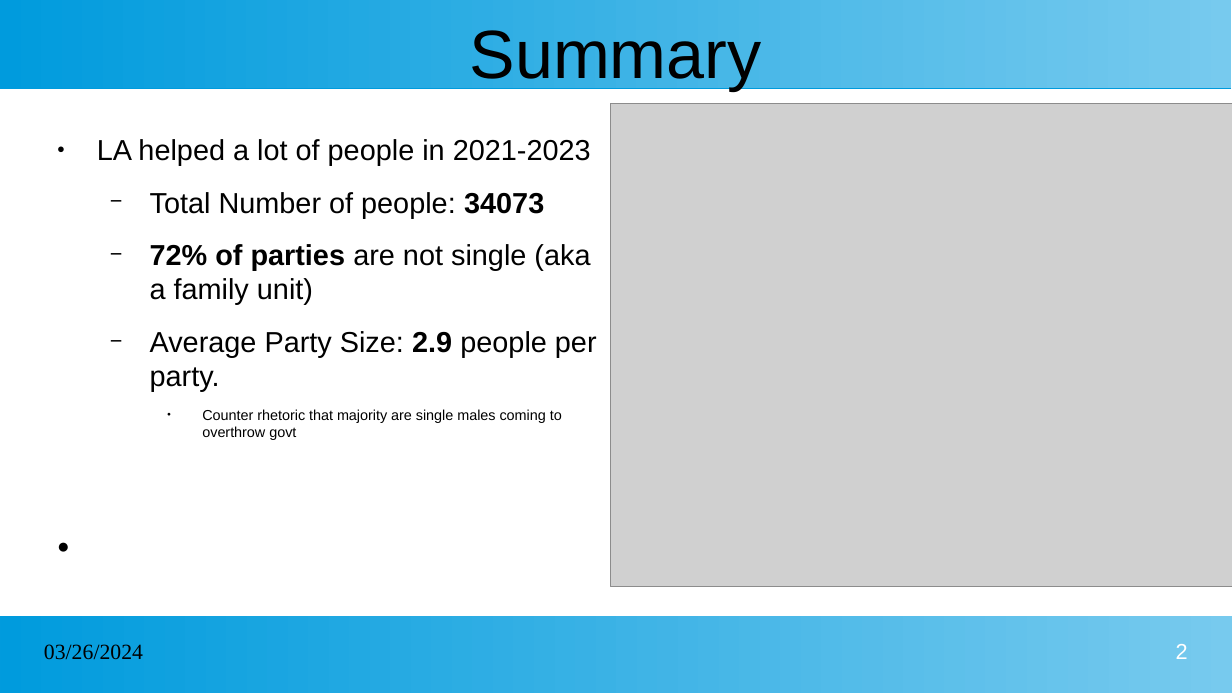
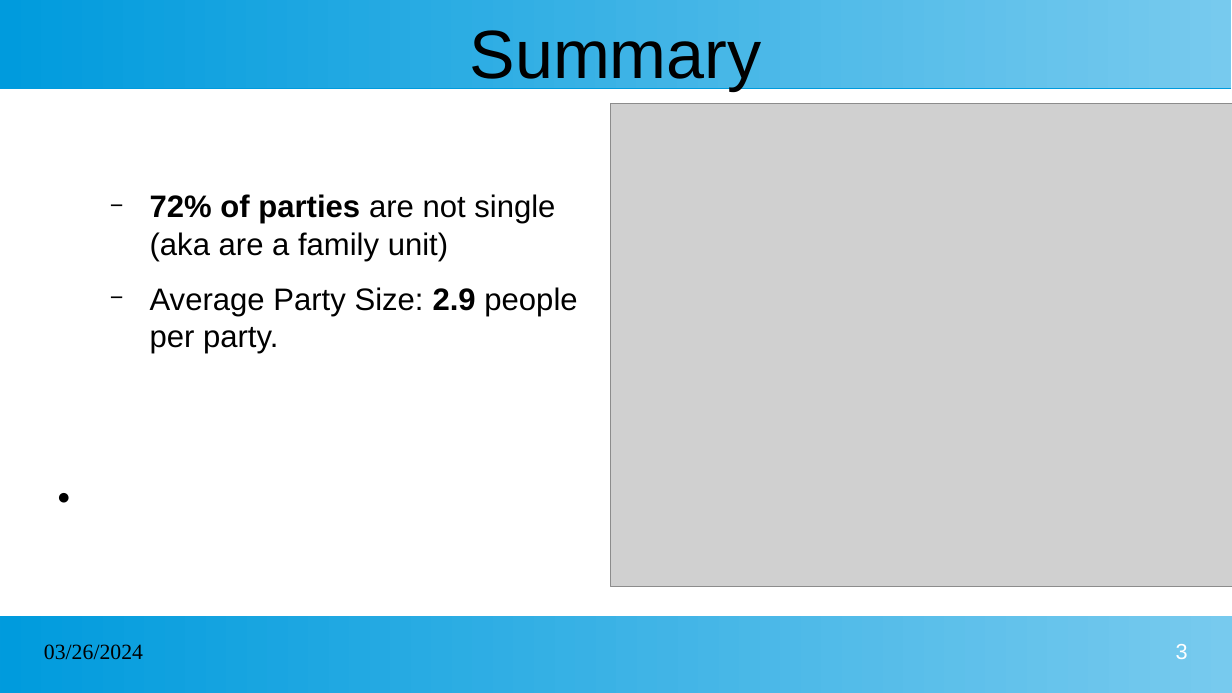
Before and after one commit to jacobgrimm/LA-Complete-Covid-Datat, a slide deck: slide 3 of LA Data.pptx (slide 2 before the commit). Drawn at 1232x693 pixels with LibreOffice and Linux fonts; fonts in the diff are those of the drawing; grey boxes stand for pictures. Boxes give left, top, right and bottom in pixels: in the first picture for what was removed or moved away, otherwise in the second. Text is boxed around its words. In the diff, an @@ line names an element or a change of style, - is before the commit and + after.

```diff
--- a/LA Data.pptx
+++ b/LA Data.pptx
@@ text at (150, 194, 555, 261): text changed; size 18.6 to 20 pt @@
-● LA helped a lot of people in 2021-2023
-  − Total Number of people: 34073
-  − 72% of parties are not single (aka a family unit)
+  − 72% of parties are not single (aka are a family unit)
@@ text at (150, 287, 577, 353): size 18.6 to 20 pt in "Average Party Size: 2.9 people per party." @@
@@ text at (202, 409, 562, 440): paragraph removed @@
-    ● Counter rhetoric that majority are single males coming to overthrow govt
@@ page number at (1176, 644, 1188, 659): text changed @@
-2
+3
```
Also in this commit, not shown: 2 other slides changed, 4 slides added, 8 other files.
